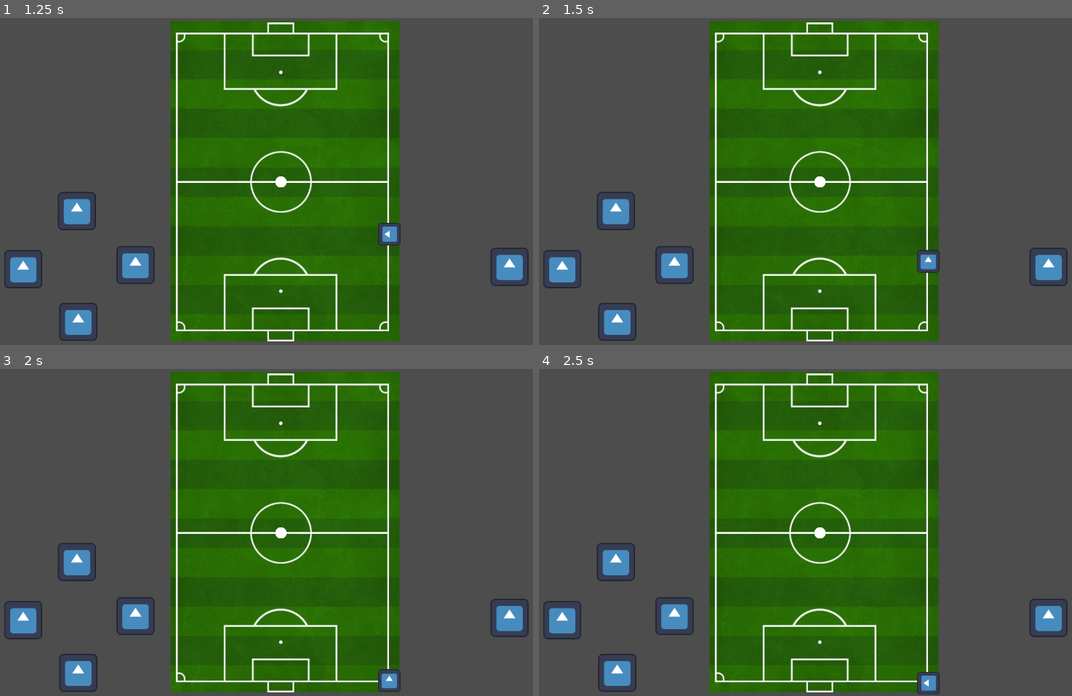
Above: before the commit, frames 1-4 (two rows, left to right).
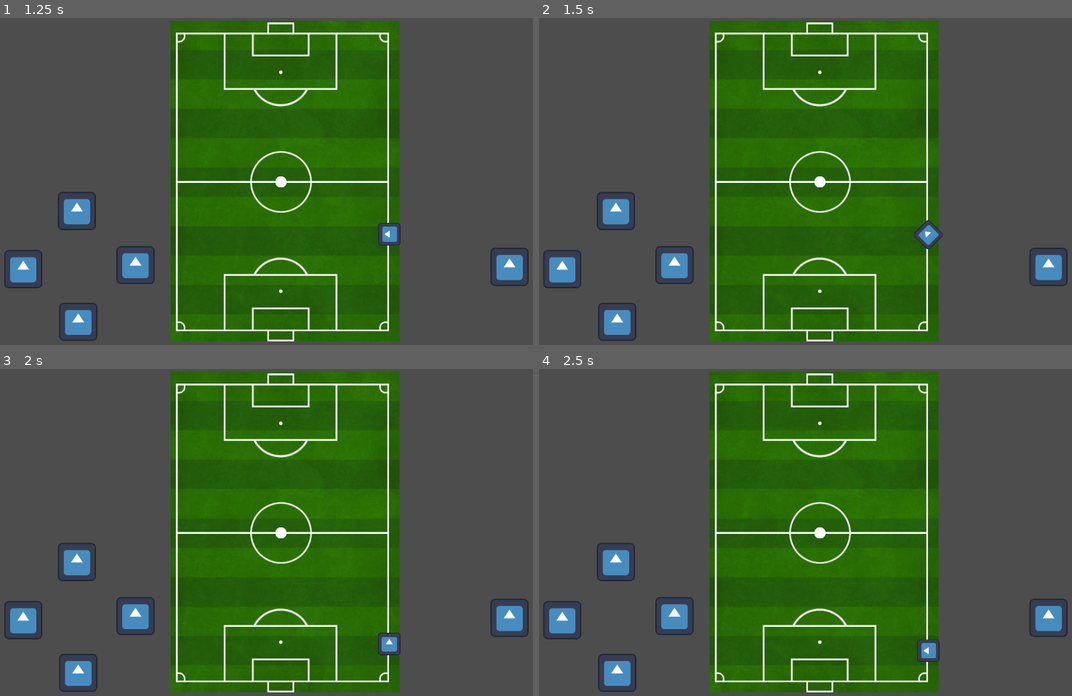
Above: after the commit, the same moments.

Repository: batmanonabike/fanatical_football
Game: Godot game, scene res://game.tscn
Same seed, same stepped clock (60 frames per second), same inputs: the game is played once before the commit and once after it. The engine's default icon, where the game draws it, is replaced by a stand-in: a white triangle on a blue panel in a dark square.
Inputs:
- Up to frame 1 (1.25 s): tap Enter at 0.5 s; hold D (right) from 0.53 s (still down); hold Q (shoot) from 0.53 s (still down)
- Up to frame 2 (1.5 s): release D (right) at 1.28 s; release Q (shoot) at 1.28 s; hold S (backward) from 1.28 s (still down); tap Q (shoot) at 1.35 s
- Up to frame 3 (2 s): keep holding S (backward)
- Up to frame 4 (2.5 s): release S (backward) at 2.03 s; hold D (right) from 2.03 s (still down); hold Q (shoot) from 2.03 s (still down)

Frame 1 is identical in both runs. In frame 2, 0.6% of the frame differs, in the area x 70-76%, y 61-78%; in frame 3, 0.6%, in the area x 70-76%, y 80-99%; in frame 4, 0.6%.

Commit message:
add deceleration, better code

Diff:
--- a/ball/ball.gd
+++ b/ball/ball.gd
@@ -6,6 +6,9 @@
 var player_dribbling: CharacterBody2D
 
 var bodies_colliding: Array[Node2D]
+
+var shooting: bool = false
+
 # Called when the node enters the scene tree for the first time.
 func _ready():
 	Global.ball = self
@@ -15,14 +18,28 @@
 # Called every frame. 'delta' is the elapsed time since the previous frame.
 func _physics_process(delta):
 	bodies_colliding = get_overlapping_bodies()
-	if bodies_colliding.size() == 1:
+	if bodies_colliding.size() == 1 and not shooting:
 		dribbling = true
 		player_dribbling = bodies_colliding[0]
-	if dribbling:
-		global_position = player_dribbling.get_node("Node2D/DribbleLocation").global_position
+	if !dribbling:
+		return
+	global_position = player_dribbling.get_node("Node2D/DribbleLocation").global_position
+	if Input.is_action_pressed("shoot"):
+		dribbling = false
+		print("teehee")
+		_shoot(10, player_dribbling.rotation)
 
 # minimum y = 1.0
 # 1 = stadium
 # 10 = camera
 func simulate_y_level(y: float):
 	scale = original_scale * y
+
+
+var target_position: Vector2
+func _shoot(strength: float, rotation: float):
+	shooting = true
+	target_position = global_position + (Vector2(strength, 0).rotated(rotation) * 100)
+	print(target_position)
+	global_position.move_toward(target_position, strength * 10)
+	shooting = false
--- a/player/player.gd
+++ b/player/player.gd
@@ -2,28 +2,23 @@
 
 
 const SPEED: float = 300.0
-
-var direction_x: float
-var direction_y: float
-
+const DECELERATION: float = 1000.0
+var direction: Vector2
 @onready var dribble_and_sprite = $Node2D
 func _ready():
 	add_collision_exception_with(Global.ball)
 
 func _physics_process(delta):
-	direction_x = Input.get_axis("left", "right")
-	direction_y = Input.get_axis("forward", "backward")
-	if direction_x:
-		velocity.x = direction_x * SPEED
+	direction = Input.get_vector("left", "right", "forward", "backward")
+	if direction.x:
+		velocity.x = direction.x * SPEED
 	else:
-		velocity.x = 0
-		#velocity.x = move_toward(velocity.x, 0, SPEED)
-	if direction_y:
-		velocity.y = direction_y * SPEED
+		velocity.x = move_toward(velocity.x, 0, DECELERATION * delta)
+	if direction.y:
+		velocity.y = direction.y * SPEED
 	else:
-		velocity.y = 0
-		#velocity.y = move_toward(velocity.y, 0, SPEED)
-	velocity = velocity.normalized() * SPEED
+		velocity.y = move_toward(velocity.y, 0, DECELERATION * delta)
+
 	if velocity.x and not velocity.y:
 		dribble_and_sprite.rotation = deg_to_rad(270) if velocity.x > 0 else deg_to_rad(90)
 	elif velocity.y and not velocity.x:
